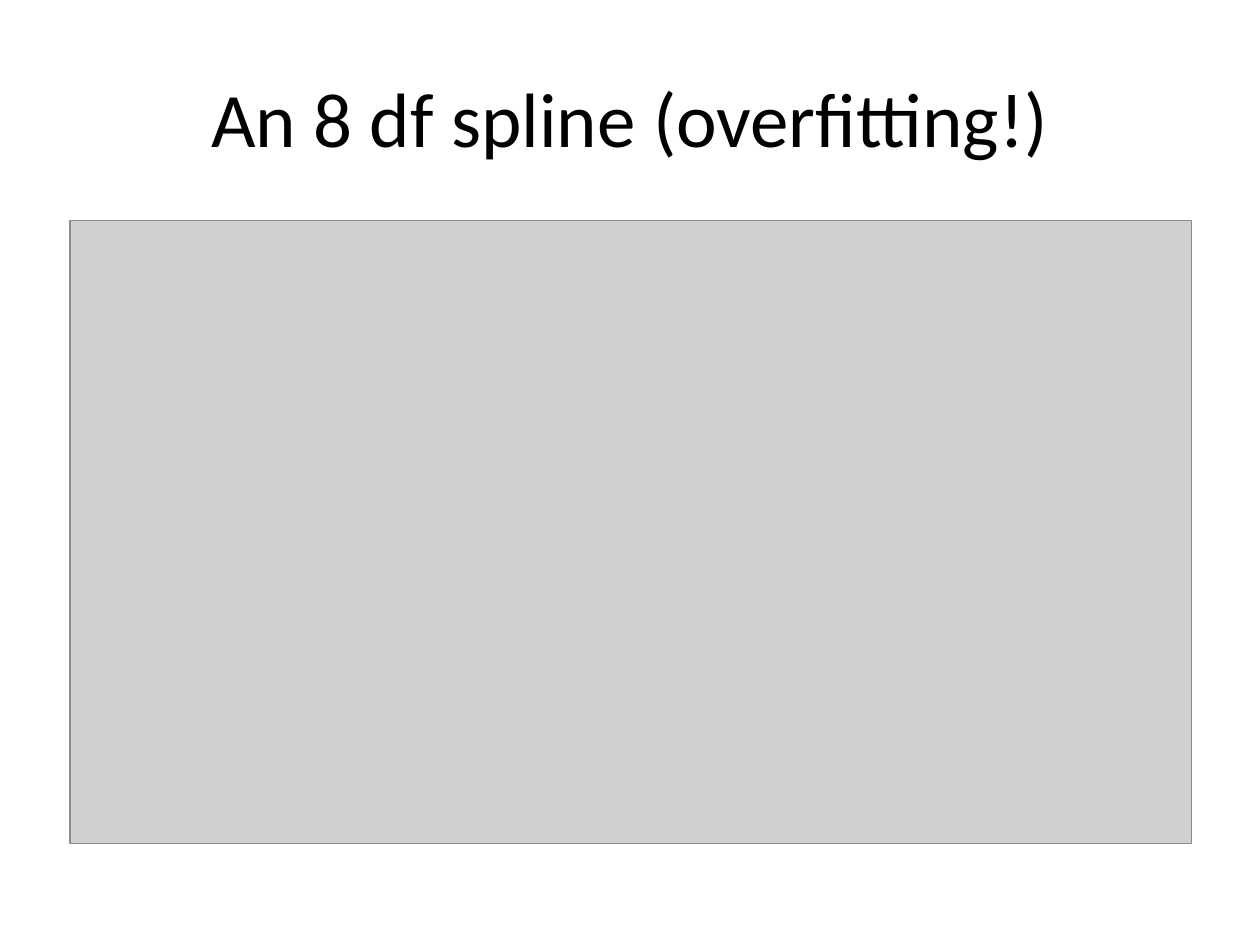
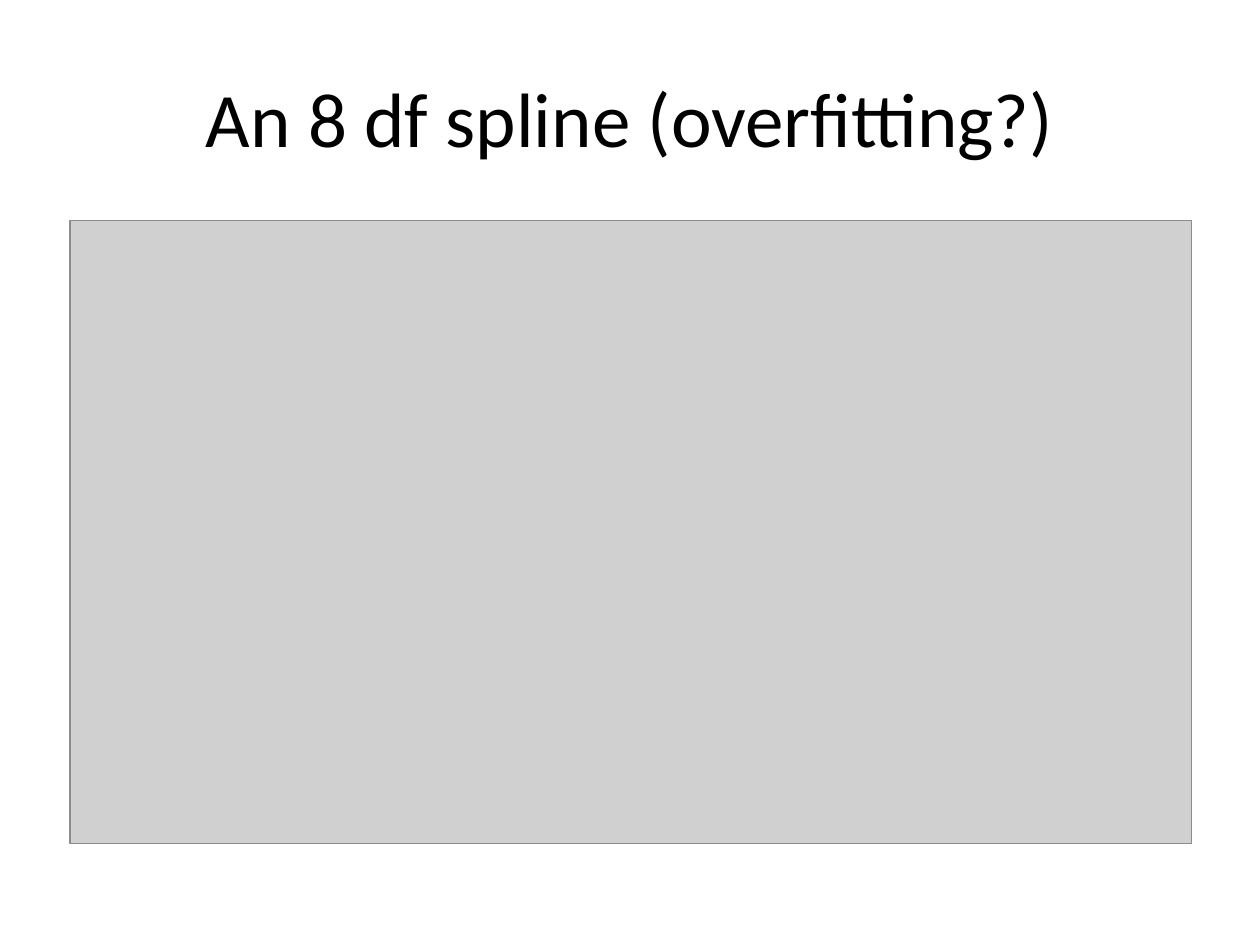
Before and after one commit to pmean/survival-lecture4, a slide deck: slide 30 of r/ppt4.pptx. Drawn at 1260x945 pixels with LibreOffice and Linux fonts; fonts in the diff are those of the drawing; grey boxes stand for pictures. Boxes give left, top, right and bottom in pixels: in the first picture for what was removed or moved away, otherwise in the second. Text is boxed around its words. In the diff, an @@ line names an element or a change of style, - is before the commit and + after.

```diff
--- a/r/ppt4.pptx
+++ b/r/ppt4.pptx
@@ title at (206, 91, 1053, 161): text changed @@
-An 8 df spline (overfitting!)
+An 8 df spline (overfitting?)
```
Also in this commit, not shown: 8 other slides changed, 5 other files.
